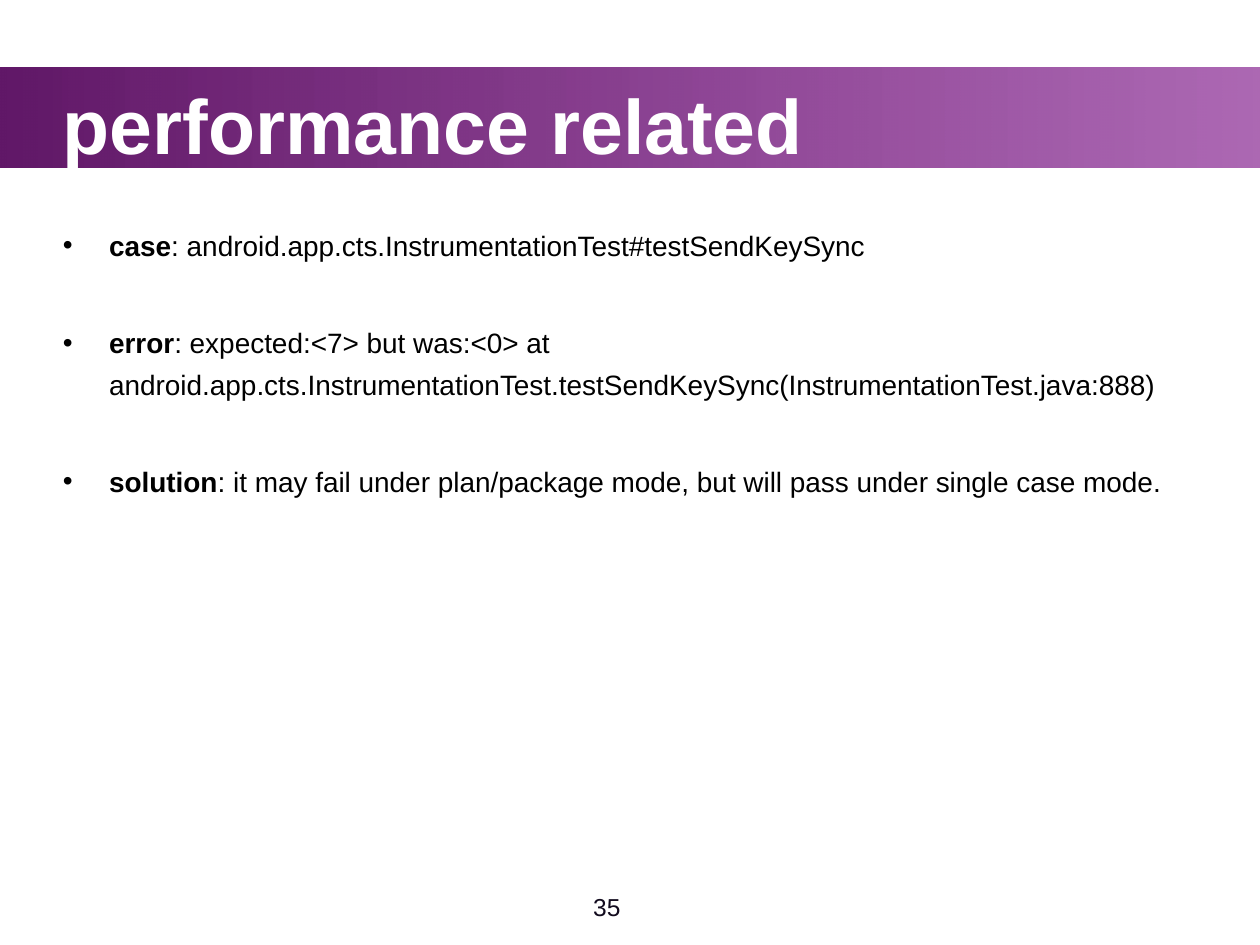
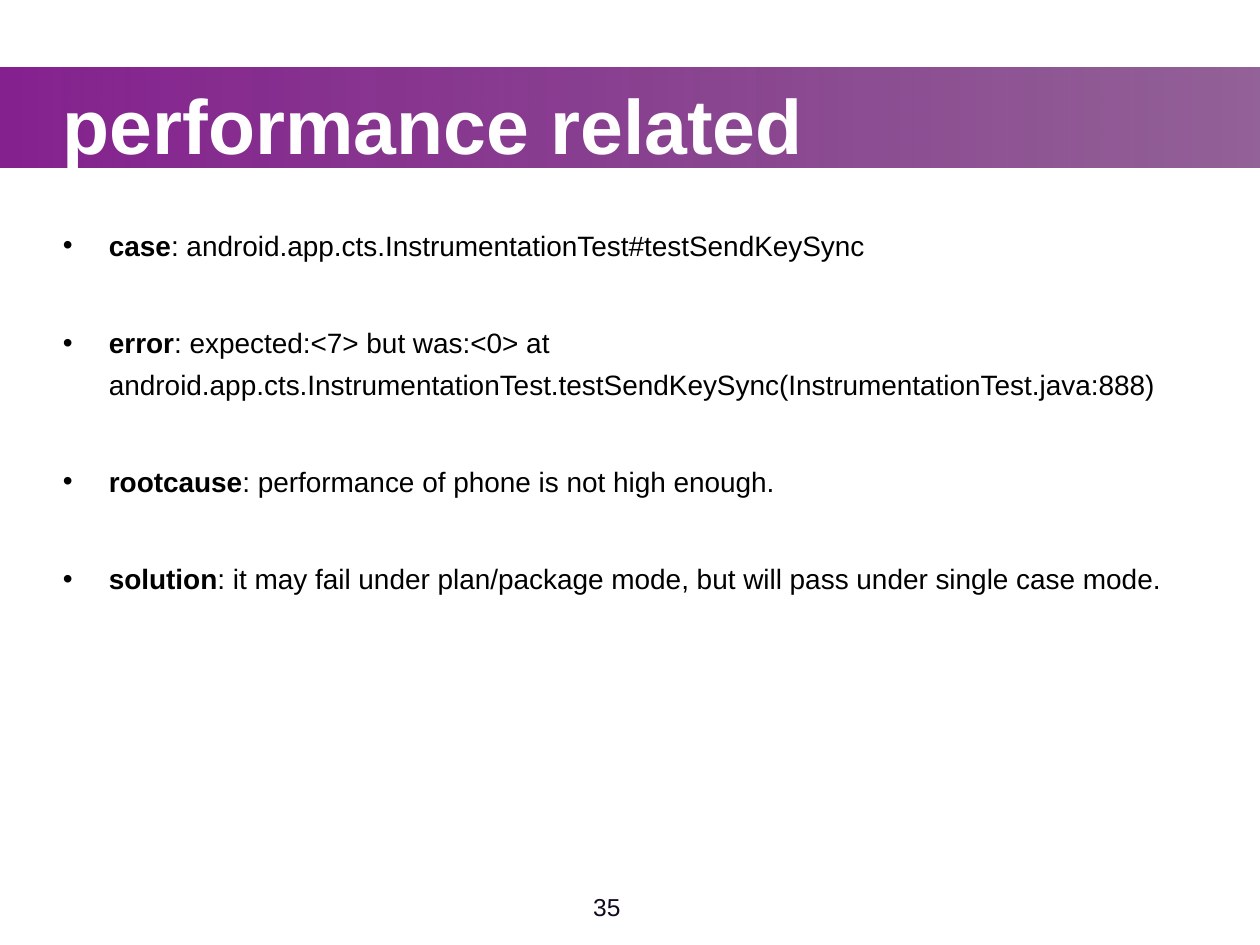
Before and after one commit to widerules/system-information, a slide deck: slide 35 of cts/CTS-training.ppt. Drawn at 1260x945 pixels with LibreOffice and Linux fonts; fonts in the diff are those of the drawing; background and template pictures are left out. Boxes give left, top, right and bottom in pixels: in the first picture for what was removed or moved away, otherwise in the second. Text is boxed around its words. In the diff, an @@ line names an element or a change of style, - is before the commit and + after.

Commit message:
jingtao: add the life cycle case

```diff
--- a/cts/CTS-training.ppt
+++ b/cts/CTS-training.ppt
@@ rectangle at <box>0,67,1260,166</box>: fill gradient #611868 to #85218F to gradient #85218F to #611868 @@
@@ text at <box>109,235,1161,594</box>: indent changed @@
@@ text at <box>109,471,775,497</box>: paragraph added @@
+• rootcause: performance of phone is not high enough.
```
Also in this commit, not shown: 40 other slides changed, 1 slide added.
